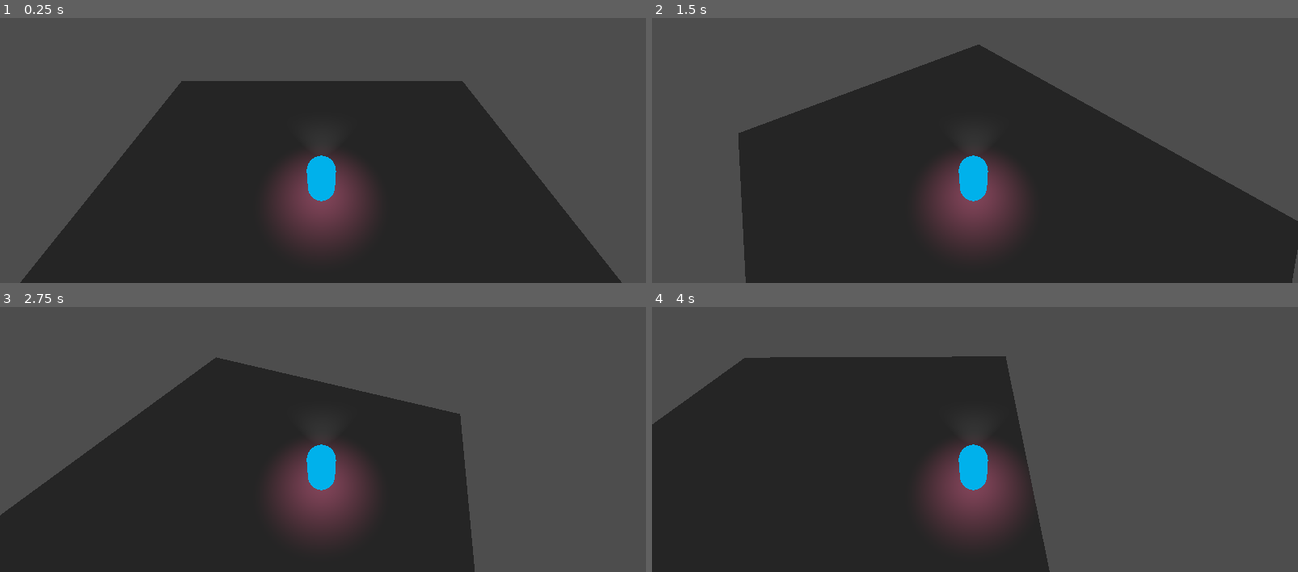
Above: before the commit, frames 1-4 (two rows, left to right).
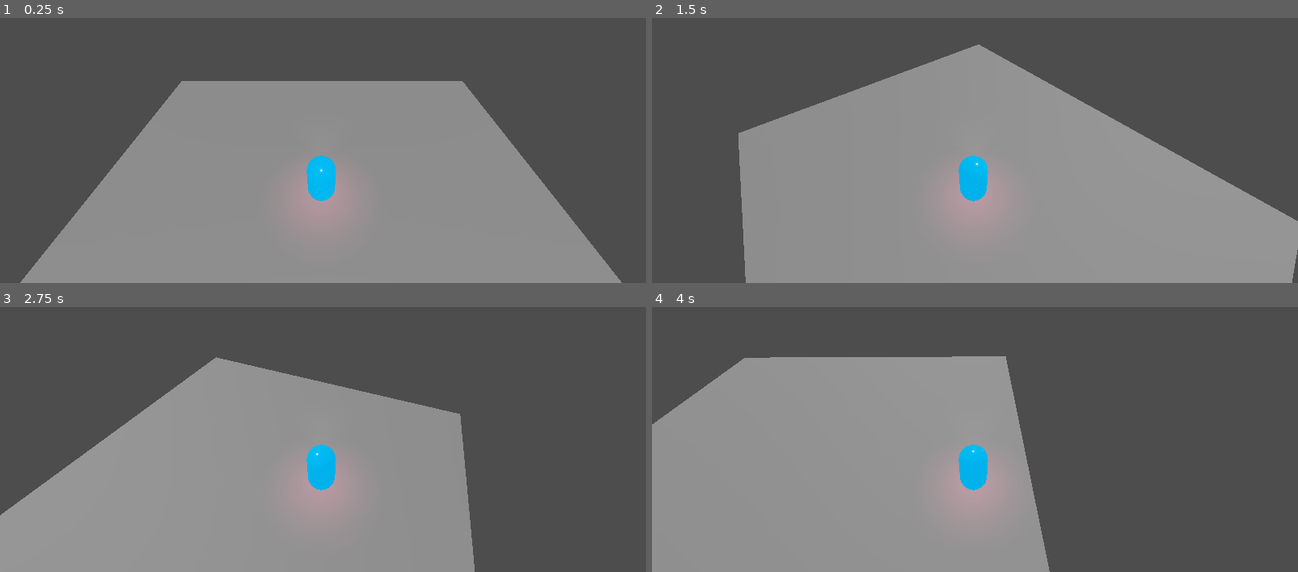
Above: after the commit, the same moments.

Repository: AmirHA-dotcom/BugsBuzzy
Game: Godot game, scene res://Scense/node_3d.tscn
Same seed, same stepped clock (60 frames per second), same inputs: the game is played once before the commit and once after it.
Inputs:
- Up to frame 1 (0.25 s): no input
- Up to frame 2 (1.5 s): tap Enter (ui_accept) at 0.5, 0.77 s; hold E (rotate_right) 0.53-1.28 s; hold S (ui_down) from 1.28 s (still down)
- Up to frame 3 (2.75 s): tap Enter (ui_accept) at 1.52 s; release S (ui_down) at 2.03 s; hold E (rotate_right) from 2.03 s (still down)
- Up to frame 4 (4 s): release E (rotate_right) at 2.78 s; hold W (ui_up) 2.78-3.53 s; tap Enter (ui_accept) at 3.02, 3.77 s; hold Q (rotate_left) from 3.53 s (still down)

The runs differ from the first frame. In frame 1, 51% of the frame differs, in the area x 3-97%, y 23-100%; in frame 2, 54%, in the area x 13-100%, y 10-100%; in frame 3, 44%; in frame 4, 45%.

Commit message:
directional light

Diff:
--- a/Scense/node_3d.tscn
+++ b/Scense/node_3d.tscn
@@ -23,3 +23,6 @@
 
 [node name="WorldEnvironment" type="WorldEnvironment" parent="."]
 environment = SubResource("Environment_7dr2q")
+
+[node name="DirectionalLight3D" type="DirectionalLight3D" parent="."]
+transform = Transform3D(1, 0, 0, 0, 0.53358495, 0.84574646, 0, -0.84574646, 0.53358495, 0, 0, 0)
